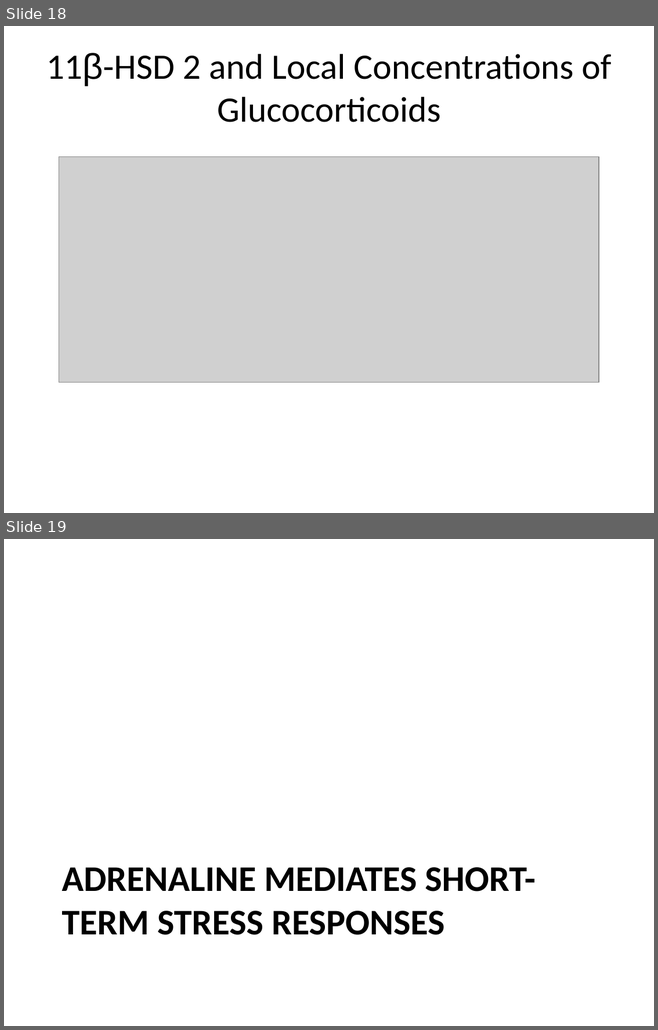
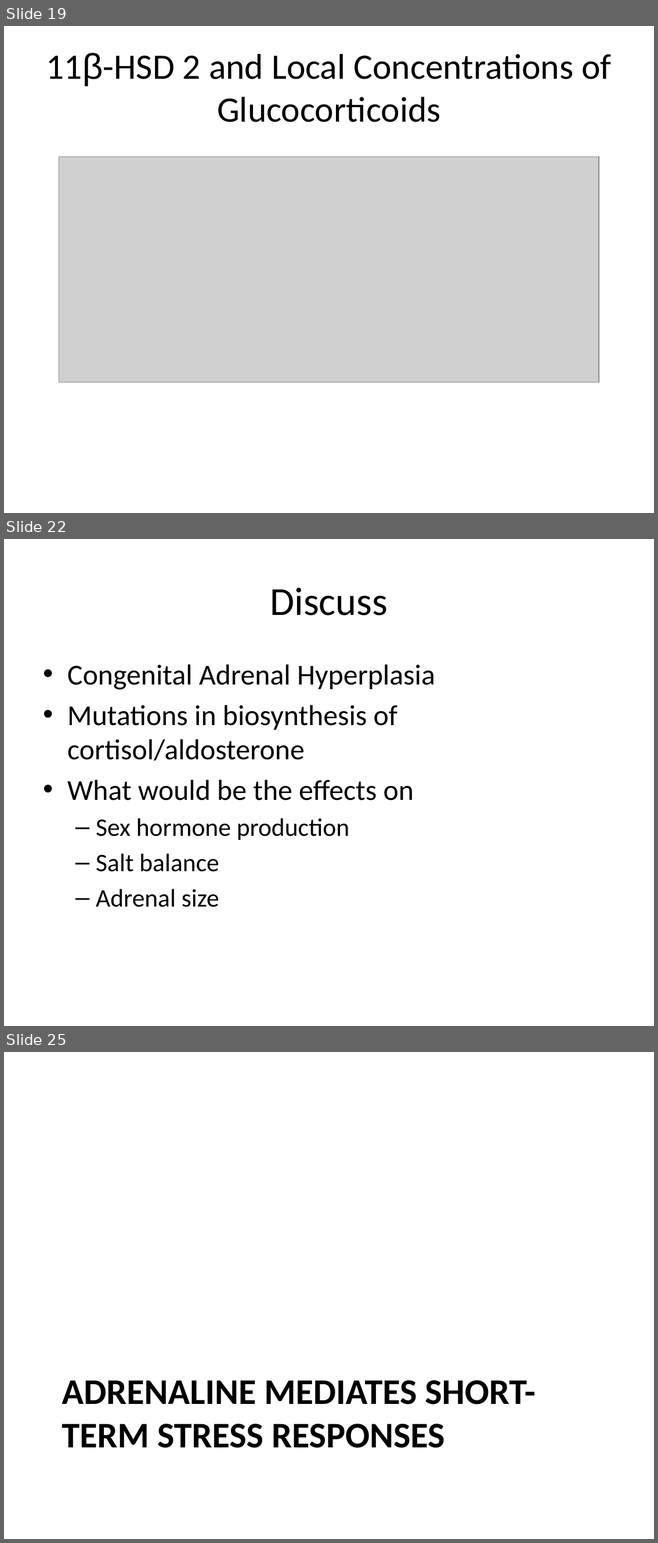
Before and after one commit to detricksnyder/TeachingLectures, a slide deck: PHYS101/adrenals-and-stress-hormones/adrenals-growth-lecture-full.pptx. Shown one above the other, each under a label of ours: slides 18 and 19 before the commit, slides 19, 22 and 25 after it; the slides between them are not shown. The pictures are 658x1030 and 658x1543 pixels, drawn with LibreOffice and Linux fonts; fonts in the diff are those of the drawing; grey boxes stand for pictures. Boxes give left, top, right and bottom in pixels: in the first picture for what was removed or moved away, otherwise in the second. Text is boxed around its words. In the diff, an @@ line names an element or a change of style, - is before the commit and + after.

Commit message:
added more information about cortisol

```diff
--- a/PHYS101/adrenals-and-stress-hormones/adrenals-growth-lecture-full.pptx
+++ b/PHYS101/adrenals-and-stress-hormones/adrenals-growth-lecture-full.pptx
@@ slide 22 added at bbox=[4, 539, 654, 1026], background #FFFFFF @@
@@ title added at bbox=[270, 588, 387, 616], 44 pt, text #000000 @@
+Discuss
@@ text added at bbox=[67, 664, 435, 907], 32 pt, text #000000 @@
+• Congenital Adrenal Hyperplasia
+• Mutations in biosynthesis of cortisol/aldosterone
+• What would be the effects on
+  – Sex hormone production
+  – Salt balance
+  – Adrenal size
@@ what was slide 18 is now slide 19 @@
@@ what was slide 19 is now slide 25 @@
```
Also in this commit, not shown: 5 other slides added, 2 other files.
